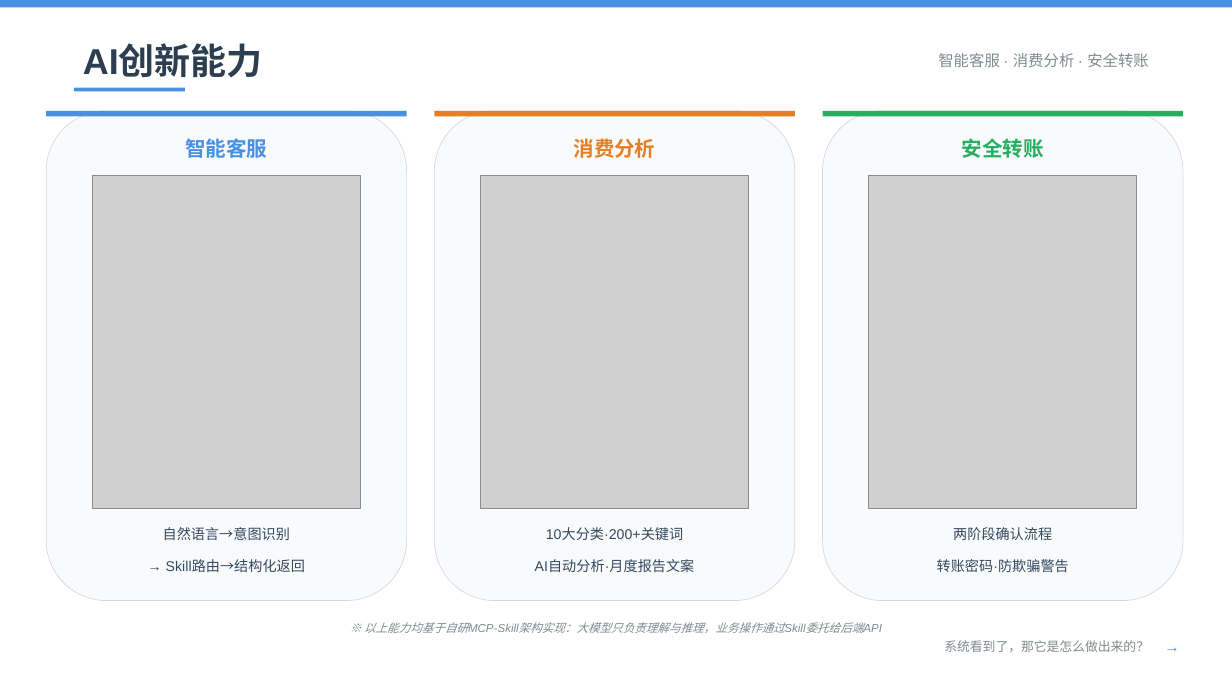
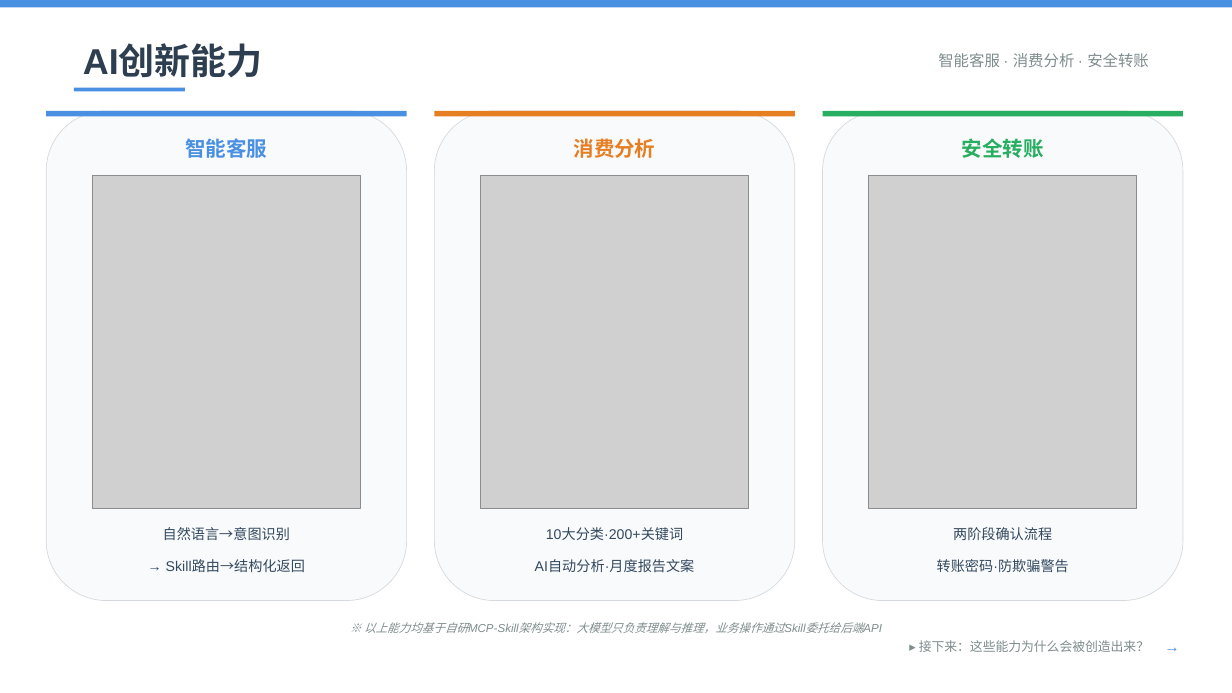
Before and after one commit to PorcupineBoy/bank, a slide deck: slide 4 of AI竞赛讲解_手机银行核心业务_优化版_v5.pptx. Drawn at 1232x693 pixels with LibreOffice and Linux fonts; fonts in the diff are those of the drawing; grey boxes stand for pictures. Boxes give left, top, right and bottom in pixels: in the first picture for what was removed or moved away, otherwise in the second. Text is boxed around its words. In the diff, an @@ line names an element or a change of style, - is before the commit and + after.

```diff
--- a/AI竞赛讲解_手机银行核心业务_优化版_v5.pptx
+++ b/AI竞赛讲解_手机银行核心业务_优化版_v5.pptx
@@ text at (x1=919, y1=640, x2=1149, y2=652): text changed @@
-系统看到了，那它是怎么做出来的？
+▸ 接下来：这些能力为什么会被创造出来？
```
Also in this commit, not shown: 10 other slides changed, 5 other files.
